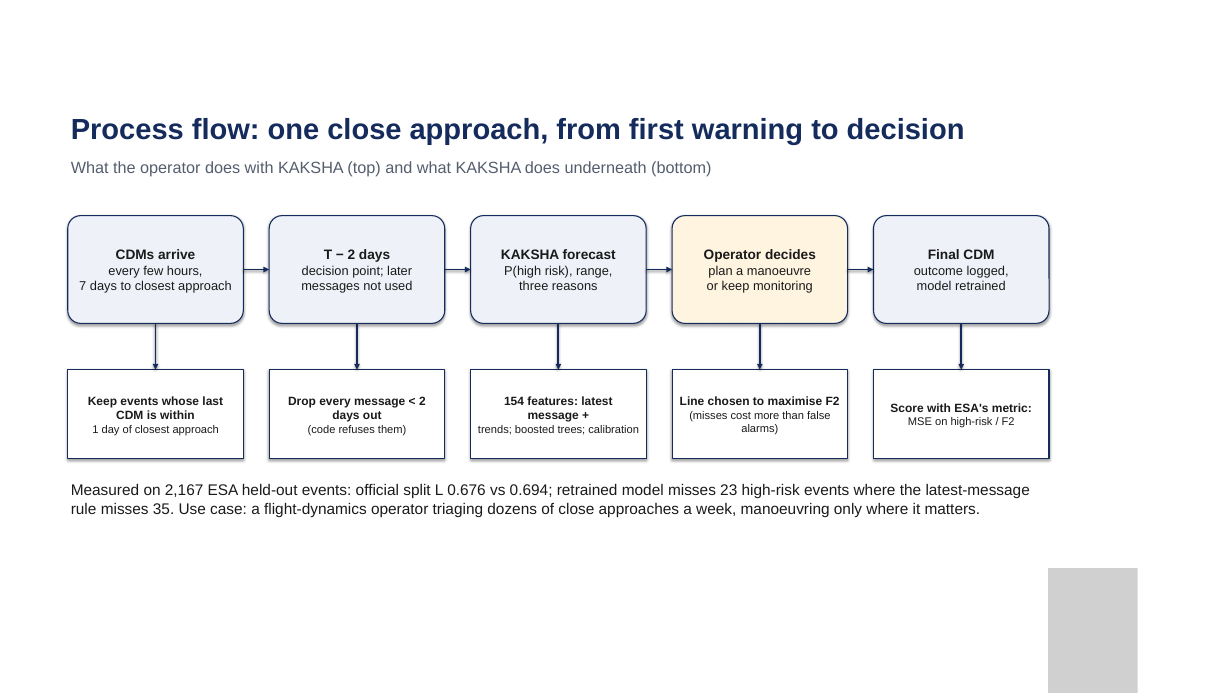
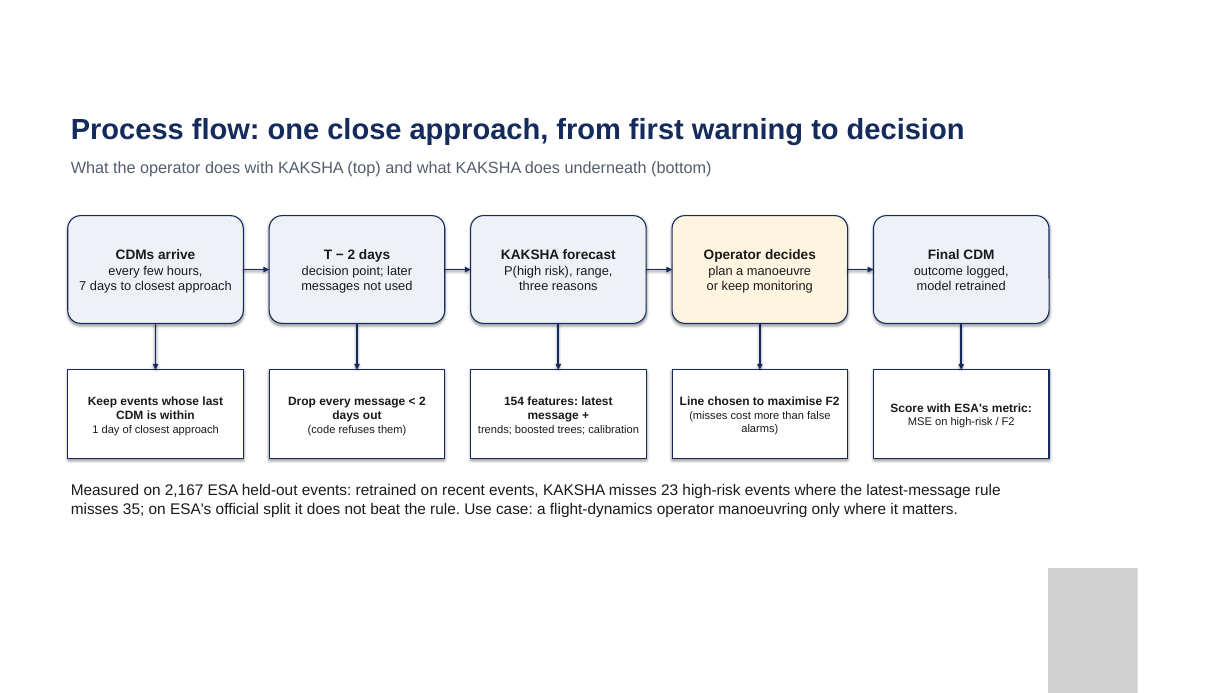
Before and after one commit to thegoodengineers/kaksha, a slide deck: slide 4 of deck/StarForge_SW5_TheGoodEngineers.pptx. Drawn at 1232x693 pixels with LibreOffice and Linux fonts; fonts in the diff are those of the drawing; grey boxes stand for pictures; background and template pictures are left out. Boxes give left, top, right and bottom in pixels: in the first picture for what was removed or moved away, otherwise in the second. Text is boxed around its words. In the diff, an @@ line names an element or a change of style, - is before the commit and + after.

Commit message:
Headline the clean train-CV pick on ESA's official split (it does not beat the baseline) (#2)

```diff
--- a/deck/StarForge_SW5_TheGoodEngineers.pptx
+++ b/deck/StarForge_SW5_TheGoodEngineers.pptx
@@ text at [71, 484, 1001, 517]: text changed @@
-Measured on 2,167 ESA held-out events: official split L 0.676 vs 0.694; retrained model misses 23 high-risk events where the latest-message rule misses 35. Use case: a flight-dynamics operator triaging dozens of close approaches a week, manoeuvring only where it matters.
+Measured on 2,167 ESA held-out events: retrained on recent events, KAKSHA misses 23 high-risk events where the latest-message rule misses 35; on ESA's official split it does not beat the rule. Use case: a flight-dynamics operator manoeuvring only where it matters.
```
Also in this commit, not shown: 2 other slides changed, 22 other files.
